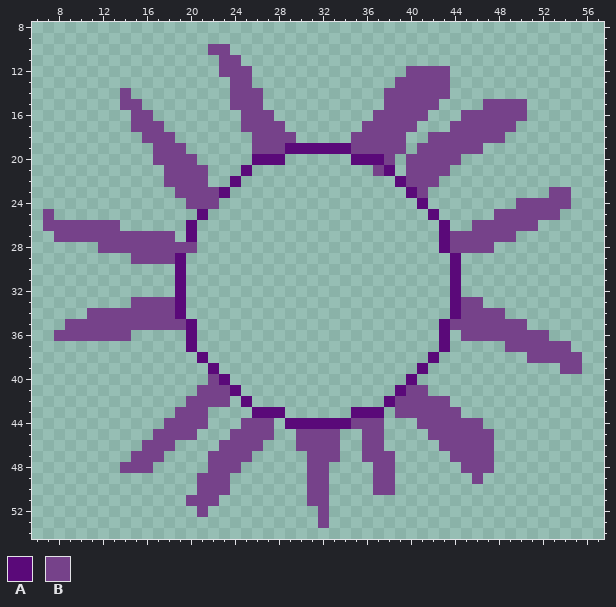
Pixel-art file, stored at Assets/_Game/Sprites/Attack/Spikes.aseprite. That is the earlier state.
64x64 pixels, 1 frame. Shown: x 6..57, y 8..54.
Palette (. is transparent): A #5a0979  B #76428a
Pixels before (only the part around the change), first column x 7:
 8 .................................................
 9 .................................................
10 ...............BB................................
11 ................BB...............................
12 ................BBB..............BBBB............
13 .................BB.............BBBBB............
14 .......B.........BBB...........BBBBBB............
15 .......BB........BBB...........BBBBB....BBBB.....
16 ........BB........BBB.........BBBBB...BBBBBB.....
17 ........BBB.......BBBB.......BBBBB...BBBBBB......
18 .........BBB.......BBBB.....BBBBB..BBBBBBB.......
19 ..........BBB......BBBAAAAAABBBBB.BBBBBB.........
20 ..........BBBB.....AAA......AAAB.BBBBB...........
21 ...........BBBB...A...........BA.BBBB............
22 ...........BBBB..A..............ABBB.............
23 ............BBBBA................AB...........BB.
24 .............BBB..................A........BBBBB.
25 B.............A....................A.....BBBBBB..
26 BBBBBBB......A......................A..BBBBBB....
27 .BBBBBBBBBBB.A......................ABBBBBB......
28 .....BBBBBBBBB......................ABBBB........
29 ........BBBBA........................A...........
30 ............A........................A...........
31 ............A........................A...........
32 ............A........................A...........
33 ........BBBBA........................ABB.........
34 ....BBBBBBBBA........................ABBBB.......
35 ..BBBBBBBBBBBA......................ABBBBBBB.....
36 .BBBBBBB.....A......................A.BBBBBBBB...
37 .............A......................A.....BBBBBB.
38 ..............A....................A........BBBBB
39 ...............A..................A............BB
40 ...............BA................A...............
41 ..............BBBA..............ABB..............
42 .............BBBB.A............ABBBBB............
43 ............BBB....AAA......AAA.BBBBBB...........
44 ...........BBBB...BBB.AAAAAABBB...BBBBBB.........
45 ..........BBBB...BBBB..BBBB..BB....BBBBBB........
46 .........BBB....BBBB...BBBB..BB.....BBBBB........
47 ........BBB....BBBB.....BBB..BBB.....BBBB........
48 .......BBB.....BBB......BB....BB......BBB........
49 ..............BBB.......BB....BB.......B.........
50 ..............BBB.......BB....BB.................
51 .............BBB........BB.......................
52 ..............B..........B.......................
53 .........................B.......................
54 .................................................
And afterwards:
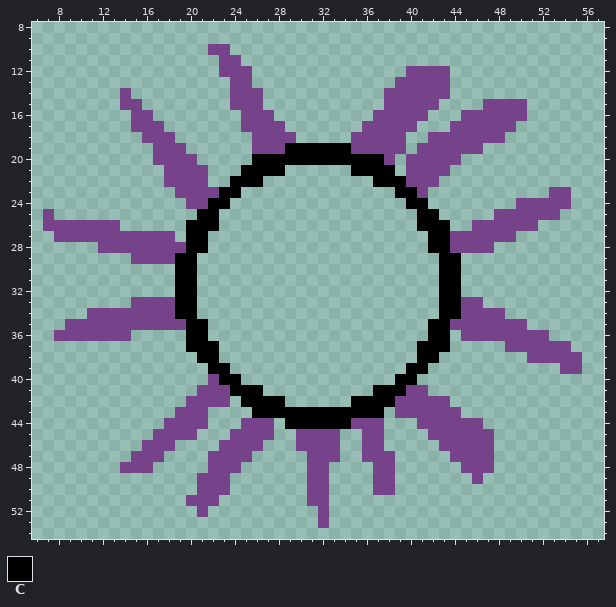
Colours new in this view: C #000000
Changes in this commit:
Colour C now appears in row 20 at x 29 to 34; in row 21 at x 26 to 28 and 35 to 36; in row 22 at x 25 to 26 and 37 to 38; in row 23 at x 24 and 39; in row 24 at x 23 and 40; in row 25 at x 22 and 41.
Colour C now appears in row 26 at x 21 to 22 and 41 to 42; in rows 27 to 28 at x 21 and 42; in rows 29 to 34 at x 20 and 43; in rows 35 to 36 at x 21 and 42; in row 37 at x 21 to 22 and 41 to 42; in row 38 at x 22 and 41.
Colour C now appears in row 39 at x 23 and 40; in row 40 at x 24 and 39; in row 41 at x 25 to 26 and 37 to 38; in row 42 at x 26 to 28 and 35 to 37; in row 43 at x 29 to 34.
The author changed colour A to colour C in row 19 at x 29 to 34; in row 20 at x 26 to 28 and 35 to 37; in row 21 at x 25 and 38; in row 22 at x 24 and 39; in row 23 at x 23 and 40; in row 24 at x 41.
The author changed colour A to colour C in row 25 at x 21 and 42; in rows 26 to 27 at x 20 and 43; in row 28 at x 43; in rows 29 to 34 at x 19 and 44; in rows 35 to 37 at x 20 and 43; in row 38 at x 21 and 42.
The author changed colour A to colour C in row 39 at x 22 and 41; in row 40 at x 23 and 40; in row 41 at x 24 and 39; in row 42 at x 25 and 38; in row 43 at x 26 to 28 and 35 to 37; in row 44 at x 29 to 34.
The author changed colour B to colour C in row 21 at x 37; in row 24 at x 22; in row 28 at x 20.
Pixel boxes of the changes (left, top, right, bottom) in both pictures:
changed: (175, 143, 461, 429)
